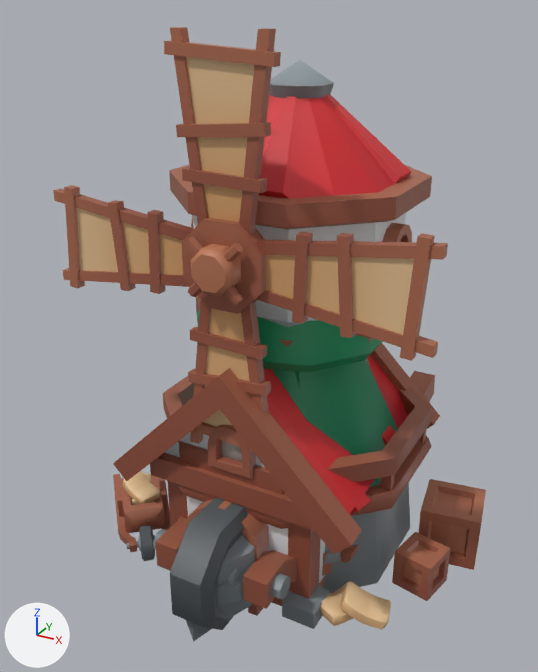
An edit to the glTF model public/models/meadow-diorama.glb, drawn before and after from the same camera.
Both versions are drawn from a camera (50 mm lens) standing at (0.31, -0.612, 0.533) and looking at (-0.016, -0.02, 0.237). Every picture has the same lights, and +X, +Y and +Z are marked at lower left. The first picture is the older version. Where no turn or scale is listed for an object, it has been applied to the vertices.

Script lines for the objects in view, before the commit:
```python
me_wheelbarrow = bpy.data.meshes.new('wheelbarrow')
me_wheelbarrow.from_pydata(...)  # 210 vertices, 396 faces; spans x -0.095..0.095, y -0.233..0.169, z 0.0..0.15
me_wheelbarrow.materials.append(mat_hexagons_medieval)  # picture img_hexagons_medieval
ob_birch = bpy.data.objects.new('birch', None)
ob_birch.location = (0.0, 0.0, 0.0346)
ob_birch.scale = (0.346, 0.346, 0.346)
ob_mill = bpy.data.objects.new('mill', None)
ob_mill.location = (-0.00178, 0.0105, 0.0)
ob_mill.scale = (0.357, 0.357, 0.357)
ob_wheelbarrow = bpy.data.objects.new('wheelbarrow', me_wheelbarrow)
ob_wheelbarrow.location = (0.0, 0.032, 0.0)
# also in view: 'tree_single_B' at (0.0, 0.0, 0.21); 'building_windmill_top_fan_red' at (-0.002, -0.127, 0.341); 'fence_stone_straight' at (0.0, 0.0, 0.045); 'building_windmill_red' at (0.0, 0.004, 0.122); 'building_home_A_red' at (0.0, 0.0, 0.15)
```
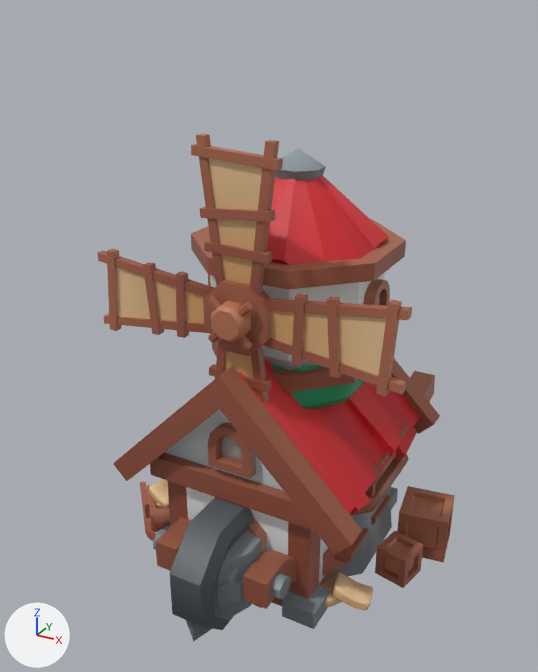
ob_mill is not drawn itself; it is the parent of ob_building_windmill_red.
ob_birch is not drawn itself; it is the parent of ob_tree_single_b.

Location of each change, [x1, y1, x2, y2] in pixels of the pictures (538 x 672 px):
'building_windmill_top_fan_red', moved, rescaled
    before: [53, 27, 448, 463]
    after: [97, 134, 412, 403]
'building_windmill_top_red', moved, rescaled (18% narrower, 15% shorter)
    before: [169, 60, 432, 347]
    after: [191, 148, 406, 392]
'building_windmill_red', moved, rescaled
    before: [113, 357, 486, 629]
    after: [140, 425, 455, 611]
'tree_single_B', moved, rescaled
    before: [197, 309, 398, 487]
    after: [271, 364, 365, 409]

What the commit changed:
Object 'mill' (ob_mill) moves from (-0.00178, 0.0105, 0.0) to (-0.0015, 0.00885, 0.0).
Object 'mill' (ob_mill) is rescaled from (0.357, 0.357, 0.357) to (0.302, 0.302, 0.302).
Object 'birch' (ob_birch) moves from (0.0, 0.0, 0.0346) to (0.0, 0.0, 0.0272).
Object 'birch' (ob_birch) is rescaled from (0.346, 0.346, 0.346) to (0.272, 0.272, 0.272).
